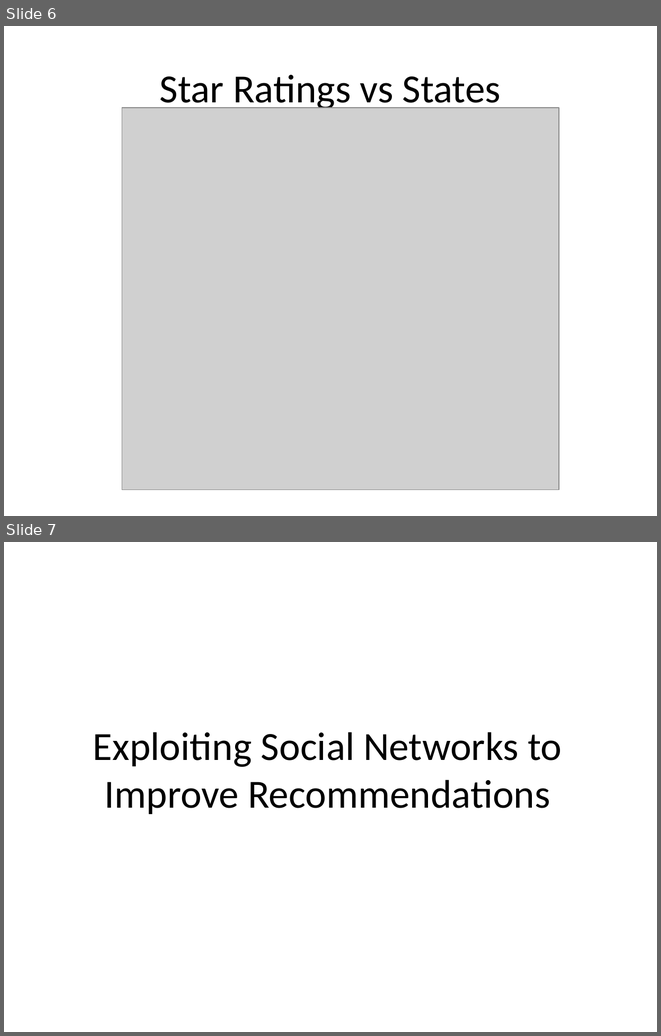
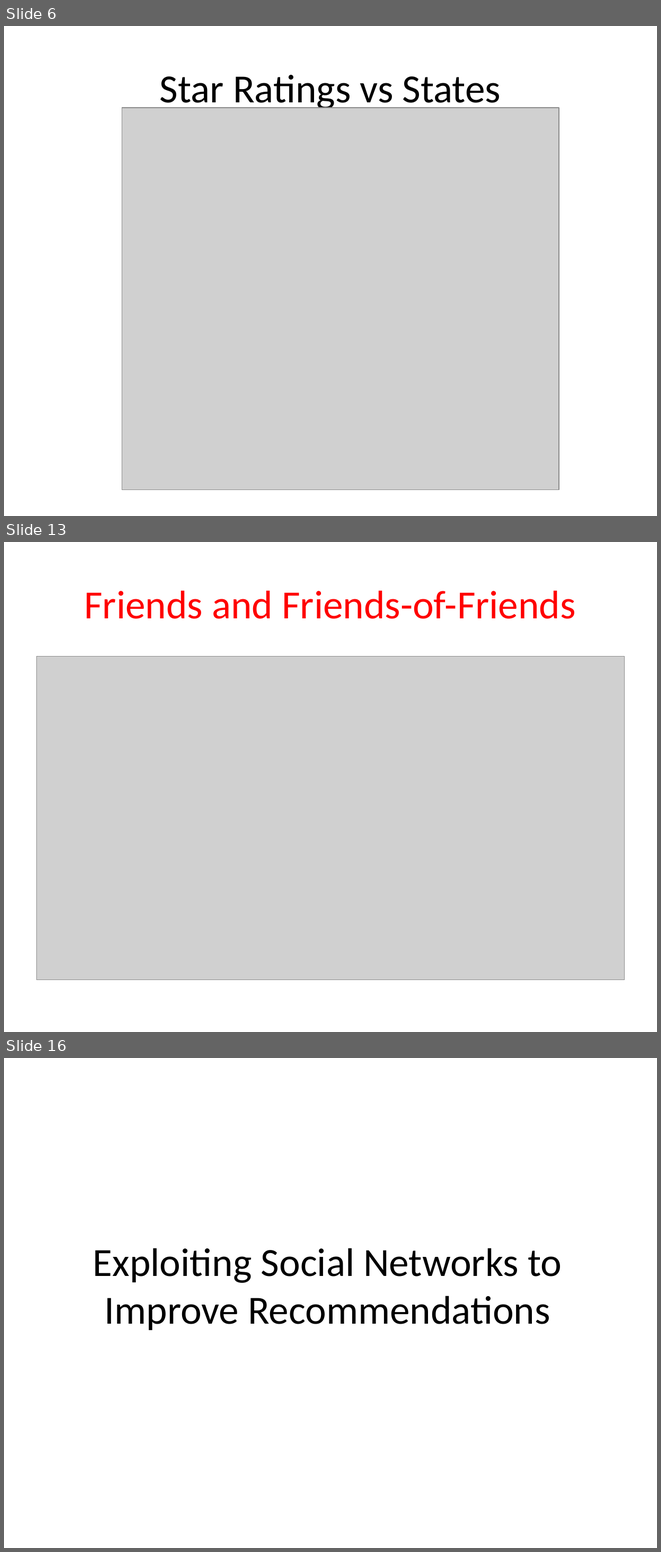
Before and after one commit to conan2014/ModelingSocialDataProject, a slide deck: Conan_Jeff_Presentation.pptx. Shown one above the other, each under a label of ours: slides 6 and 7 before the commit, slides 6, 13 and 16 after it; the slides between them are not shown. The pictures are 661x1036 and 661x1552 pixels, drawn with LibreOffice and Linux fonts; fonts in the diff are those of the drawing; grey boxes stand for pictures. Boxes give left, top, right and bottom in pixels: in the first picture for what was removed or moved away, otherwise in the second. Text is boxed around its words. In the diff, an @@ line names an element or a change of style, - is before the commit and + after.

```diff
--- a/Conan_Jeff_Presentation.pptx
+++ b/Conan_Jeff_Presentation.pptx
@@ slide 13 added at (x1=4, y1=542, x2=657, y2=1032), background #FFFFFF @@
@@ title added at (x1=84, y1=590, x2=576, y2=619), 44 pt, text #FF0000 @@
+Friends and Friends-of-Friends
@@ picture added at (x1=37, y1=656, x2=624, y2=979) @@
@@ what was slide 7 is now slide 16 @@
```
Also in this commit, not shown: 8 other slides added, 2 other files.
